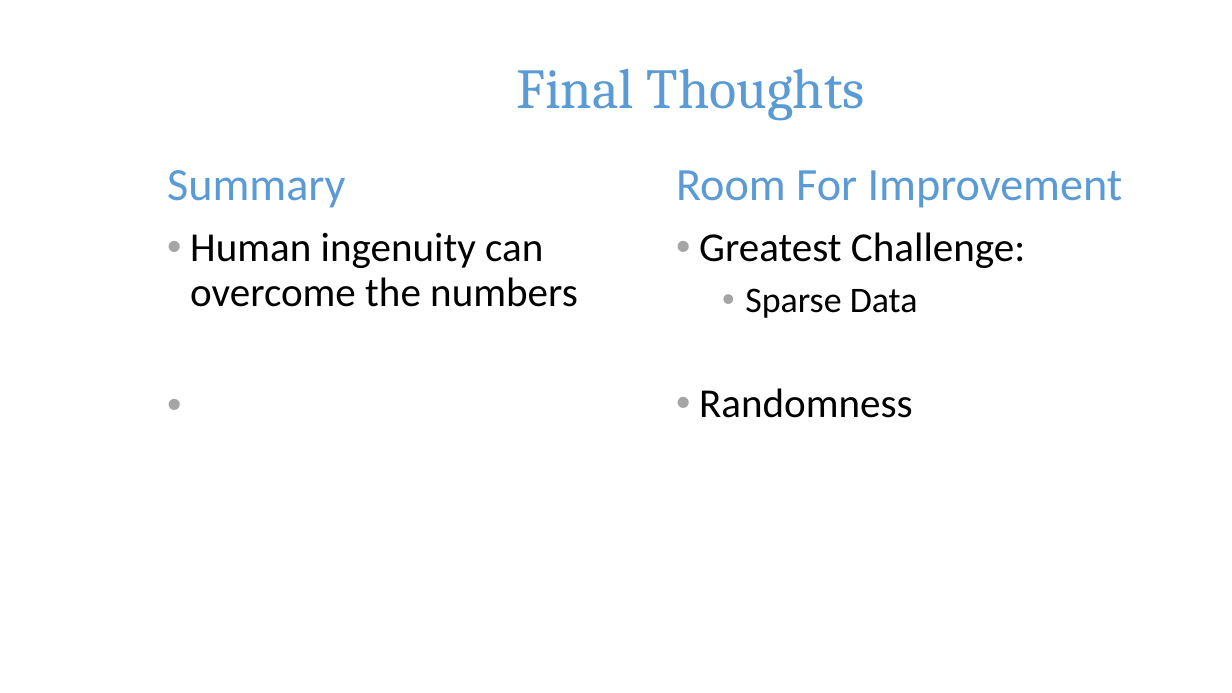
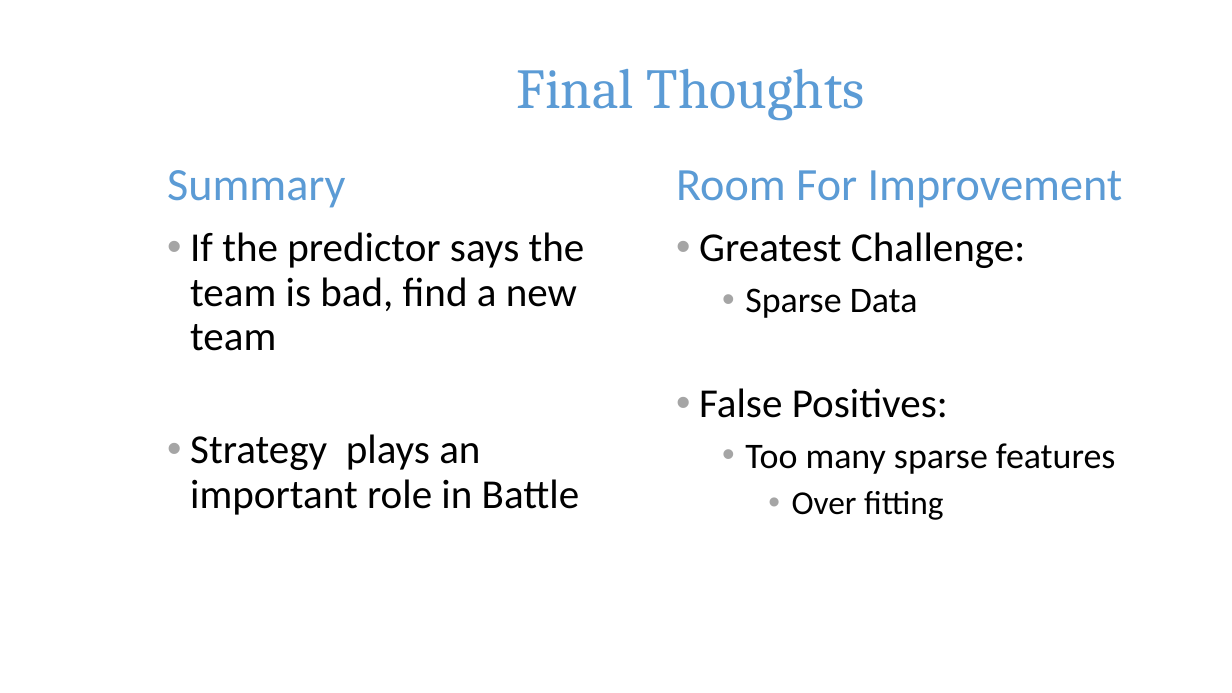
Before and after one commit to k-chen8888/pokemon_matchup, a slide deck: slide 6 of I Choose You.pptx. Drawn at 1232x693 pixels with LibreOffice and Linux fonts; fonts in the diff are those of the drawing; background and template pictures are left out. Boxes give left, top, right and bottom in pixels: in the first picture for what was removed or moved away, otherwise in the second. Text is boxed around its words. In the diff, an @@ line names an element or a change of style, - is before the commit and + after.

```diff
--- a/I Choose You.pptx
+++ b/I Choose You.pptx
@@ text at box(190, 232, 585, 515): text changed @@
-• Human ingenuity can overcome the numbers
+• If the predictor says the team is bad, find a new team
+• Strategy plays an important role in Battle
@@ text at box(699, 388, 1116, 520): text changed; size 32 to 28 pt @@
-• Randomness
+• False Positives:
+  • Too many sparse features
+    • Over fitting
```
Also in this commit, not shown: 2 slides added, 2 slides removed, 2 other files.
